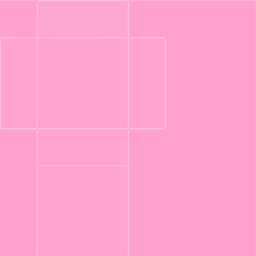
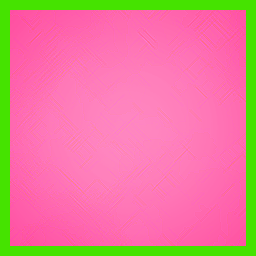
Comparing the layer stacks of the two 256px x 256px images. Changes:
renamed "Calque 1" to "Calque 3", blend screen → normal, painted on it over [0, 0, 256, 256]
painted on "Calque 2" over [0, 0, 256, 256]
